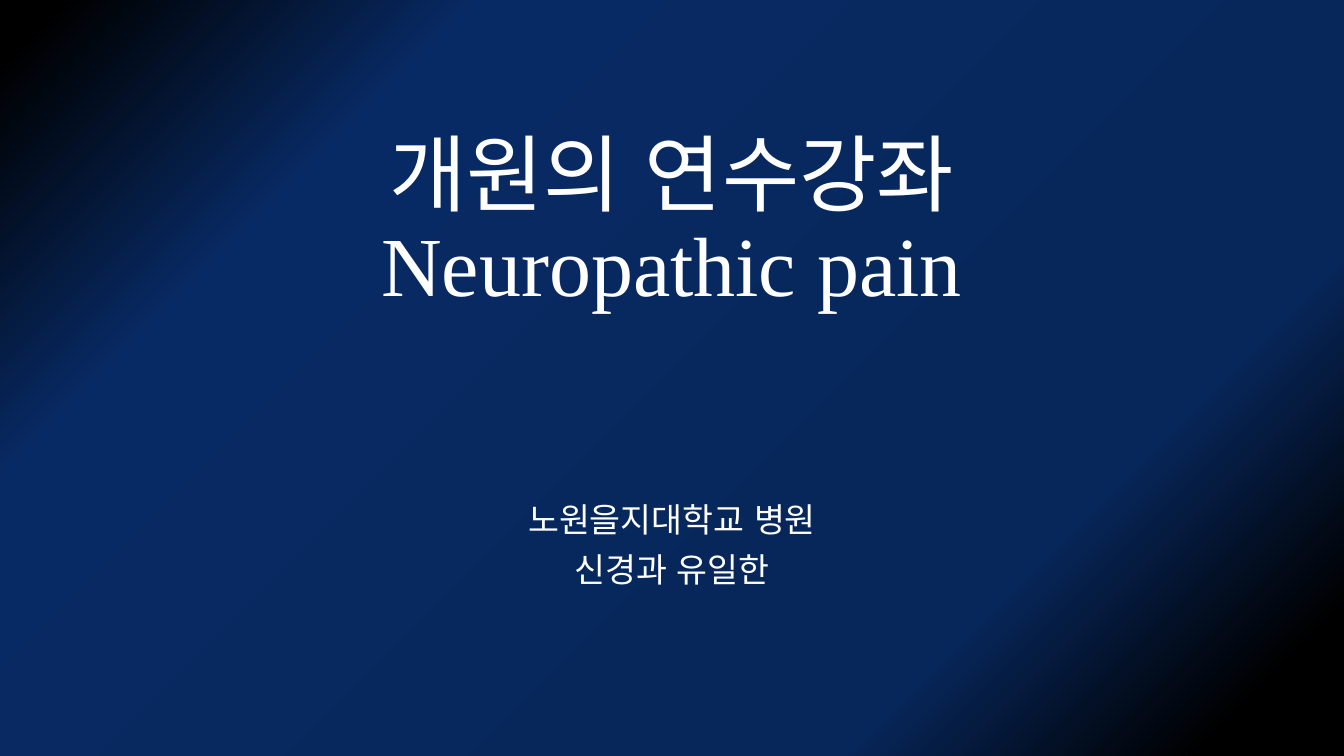
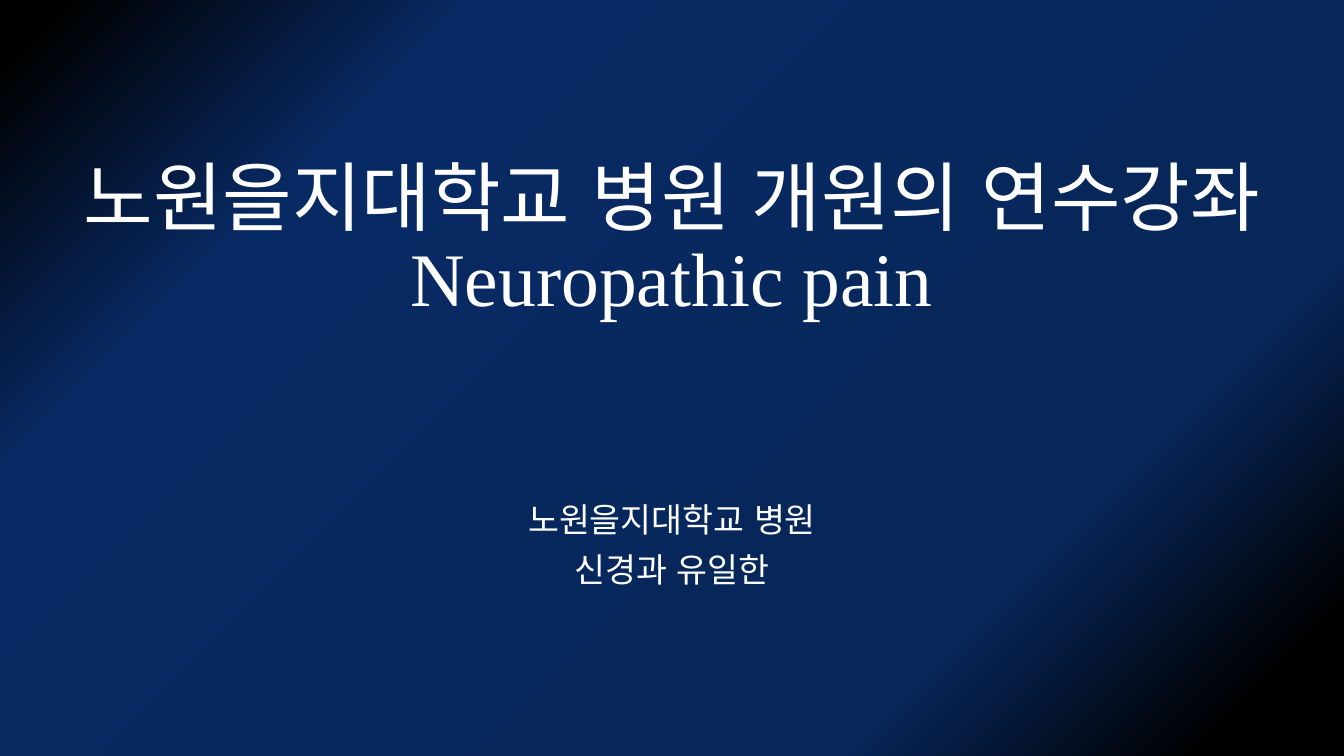
Before and after one commit to kjfdf/lecture, a slide deck: slide 1 of 2021.12 개원의연수강좌-neuropathic pain.pptx. Drawn at 1344x756 pixels with LibreOffice and Linux fonts; fonts in the diff are those of the drawing. Boxes give left, top, right and bottom in pixels: in the first picture for what was removed or moved away, otherwise in the second. Text is boxed around its words. In the diff, an @@ line names an element or a change of style, - is before the commit and + after.

```diff
--- a/2021.12 개원의연수강좌-neuropathic pain.pptx
+++ b/2021.12 개원의연수강좌-neuropathic pain.pptx
@@ title at bbox=[83, 148, 1260, 322]: text changed; size 60 to 54 pt @@
-개원의 연수강좌
-Neuropathic pain
+노원을지대학교 병원 개원의 연수강좌
+Neuropathic pain
```
Also in this commit, not shown: 6 slides added, 2 slides removed.
